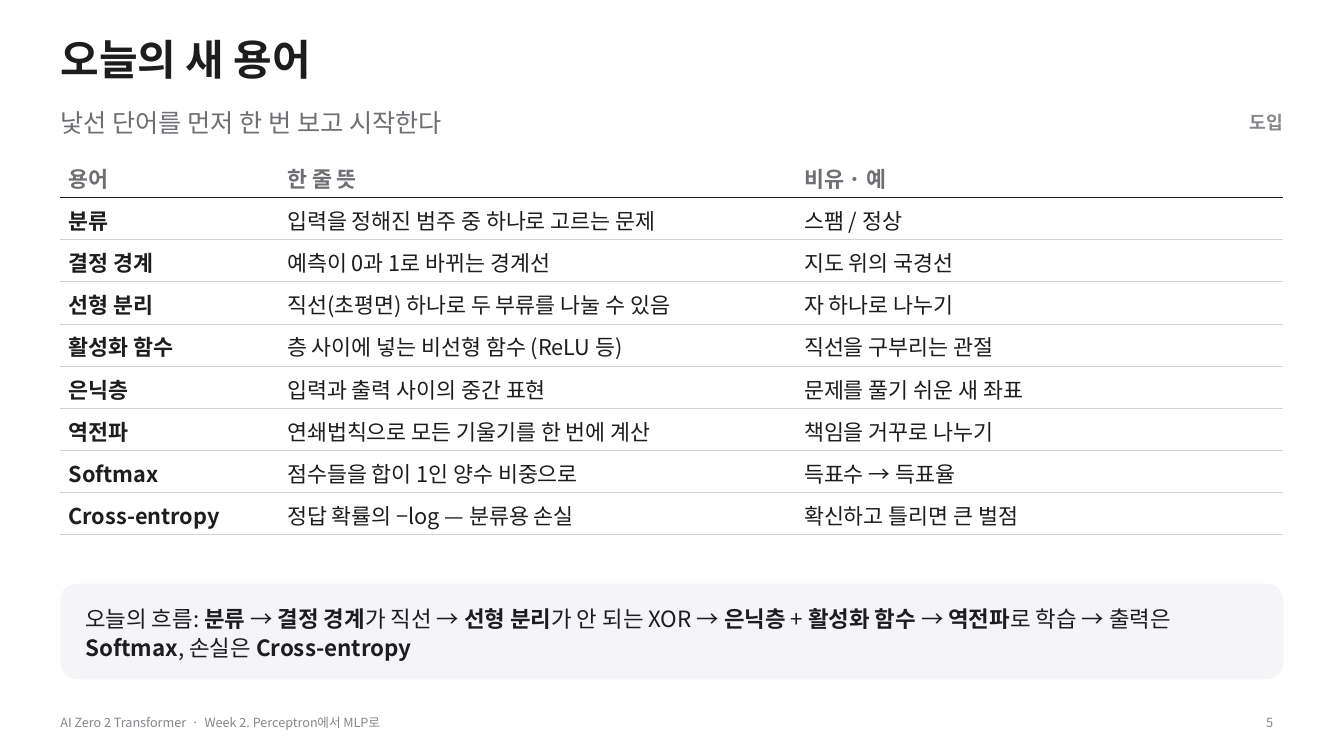
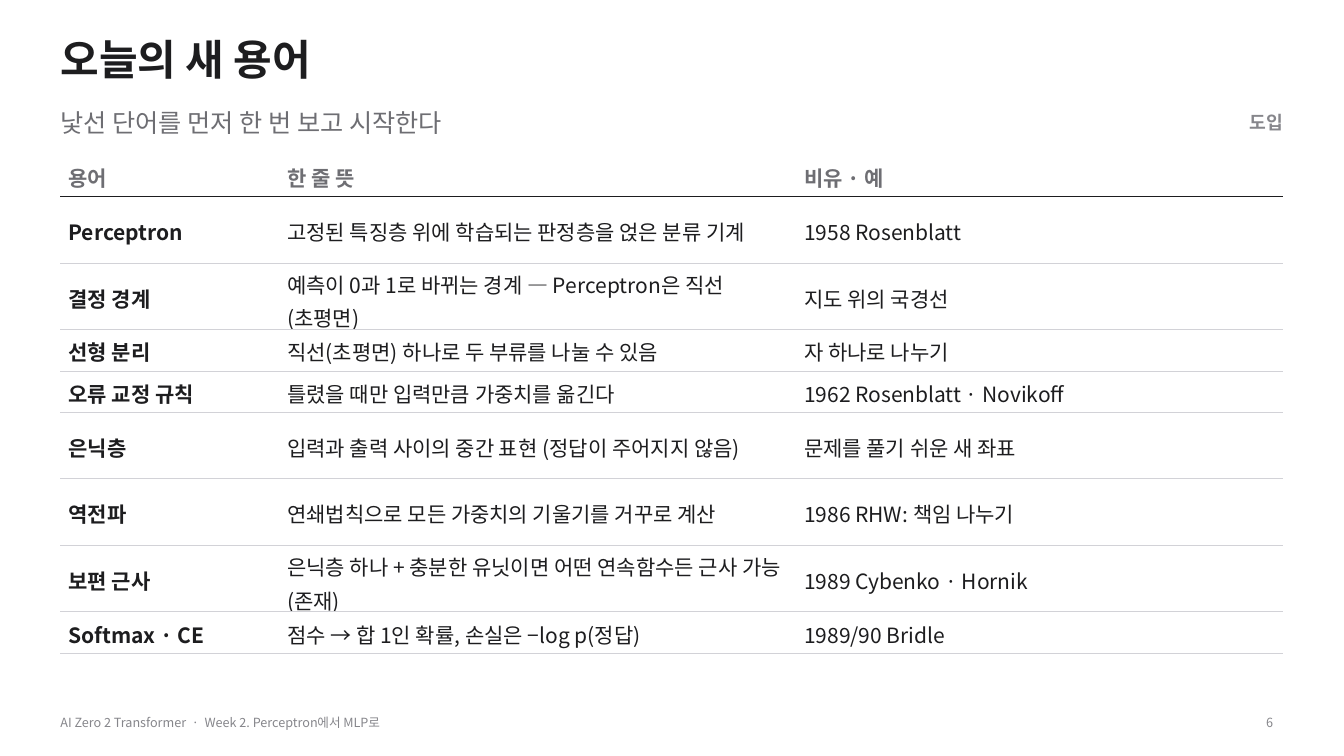
Before and after one commit to myunhh/AI-Zero-2-Transformers, a slide deck: slide 6 of lectures/week02_perceptron_to_mlp.pptx (slide 5 before the commit). Drawn at 1344x756 pixels with LibreOffice and Linux fonts; fonts in the diff are those of the drawing. Boxes give left, top, right and bottom in pixels: in the first picture for what was removed or moved away, otherwise in the second. Text is boxed around its words. In the diff, an @@ line names an element or a change of style, - is before the commit and + after.

```diff
--- a/lectures/week02_perceptron_to_mlp.pptx
+++ b/lectures/week02_perceptron_to_mlp.pptx
@@ table at [60, 155, 1284, 653] @@
-row 2: 분류 | 입력을 정해진 범주 중 하나로 고르는 문제 | 스팸 / 정상
+row 2: Perceptron | 고정된 특징층 위에 학습되는 판정층을 얹은 분류 기계 | 1958 Rosenblatt
-row 3, column 2: 예측이 0과 1로 바뀌는 경계선
+row 3, column 2: 예측이 0과 1로 바뀌는 경계 — Perceptron은 직선(초평면)
-row 5: 활성화 함수 | 층 사이에 넣는 비선형 함수 (ReLU 등) | 직선을 구부리는 관절
+row 5: 오류 교정 규칙 | 틀렸을 때만 입력만큼 가중치를 옮긴다 | 1962 Rosenblatt · Novikoff
-row 6, column 2: 입력과 출력 사이의 중간 표현
+row 6, column 2: 입력과 출력 사이의 중간 표현 (정답이 주어지지 않음)
-row 7, column 2: 연쇄법칙으로 모든 기울기를 한 번에 계산
+row 7, column 2: 연쇄법칙으로 모든 가중치의 기울기를 거꾸로 계산
-row 7, column 3: 책임을 거꾸로 나누기
+row 7, column 3: 1986 RHW: 책임 나누기
-row 8: Softmax | 점수들을 합이 1인 양수 비중으로 | 득표수 → 득표율
+row 8: 보편 근사 | 은닉층 하나 + 충분한 유닛이면 어떤 연속함수든 근사 가능(존재) | 1989 Cybenko · Hornik
-row 9: Cross-entropy | 정답 확률의 −log — 분류용 손실 | 확신하고 틀리면 큰 벌점
+row 9: Softmax · CE | 점수 → 합 1인 확률, 손실은 −log p(정답) | 1989/90 Bridle
@@ size 15.5 to 15 pt in "용어", "한 줄 뜻", "비유 · 예", "결정 경계" and 7 more places @@
@@ rounded rectangle removed at [60, 584, 1284, 680] @@
-오늘의 흐름: 분류 → 결정 경계가 직선 → 선형 분리가 안 되는 XOR → 은닉층 + 활성화 함수 → 역전파로 학습 → 출력은 Softmax, 손실은 Cross-entropy
@@ page number at [1266, 717, 1273, 727]: text changed @@
-5
+6
```
Also in this commit, not shown: 33 other slides changed, 22 slides added, 10 slides removed, 11 other files.
